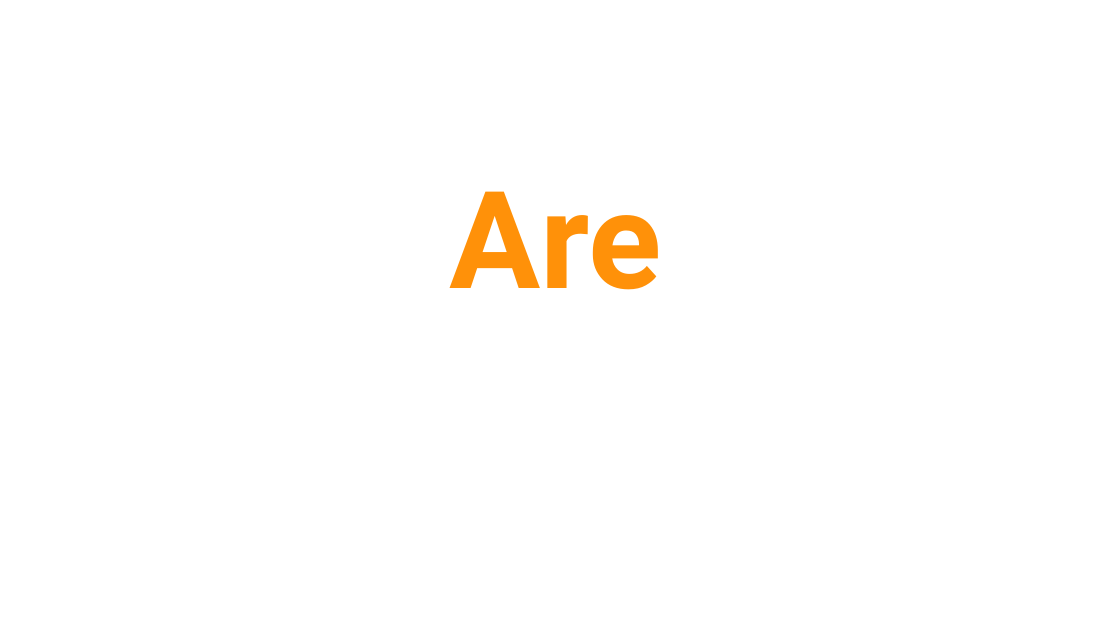
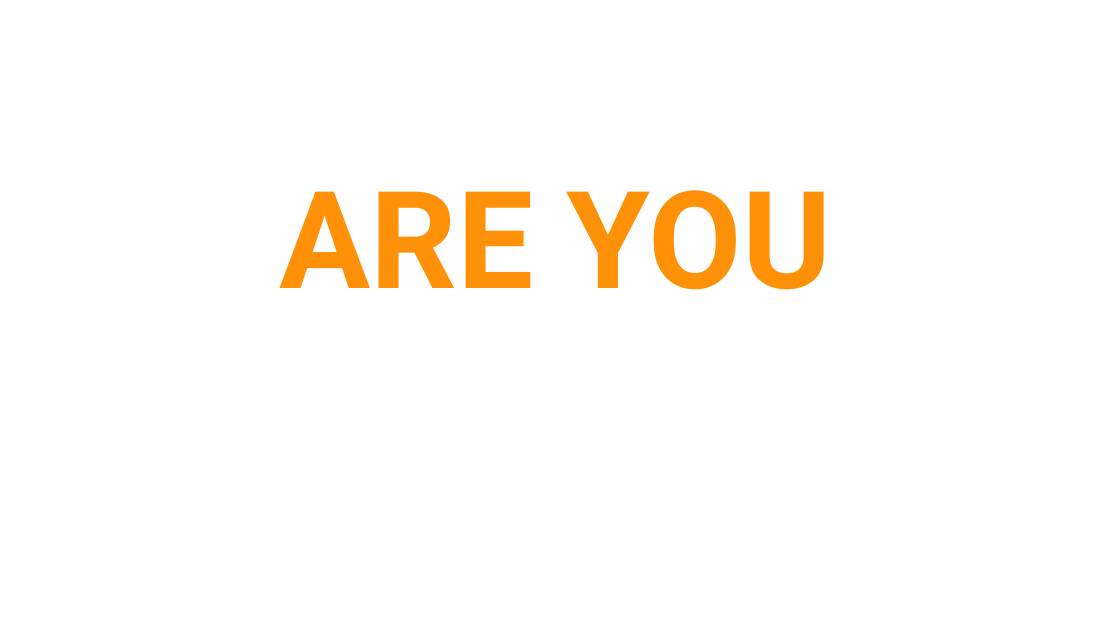
Before and after one commit to HappyTetrahedron/penguard, a slide deck: slide 1 of presentation/penguard.odp. Drawn at 1120x630 pixels with LibreOffice and Linux fonts; fonts in the diff are those of the drawing. Boxes give left, top, right and bottom in pixels: in the first picture for what was removed or moved away, otherwise in the second. Text is boxed around its words. In the diff, an @@ line names an element or a change of style, - is before the commit and + after.

```diff
--- a/presentation/penguard.odp
+++ b/presentation/penguard.odp
@@ title at (279,190,832,290): text changed @@
-Are
+ARE YOU
```
Also in this commit, not shown: 8 other slides changed, 2 slides added, 2 slides removed, 3 other files.
